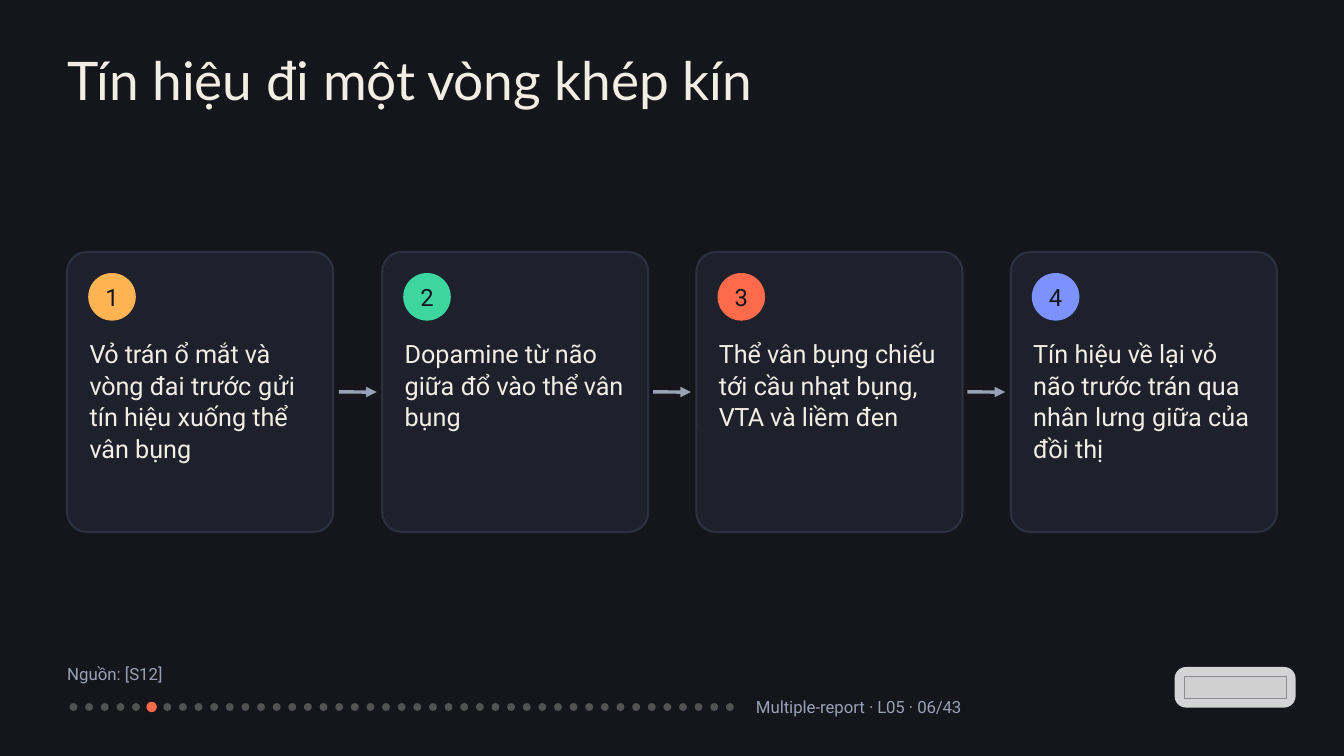
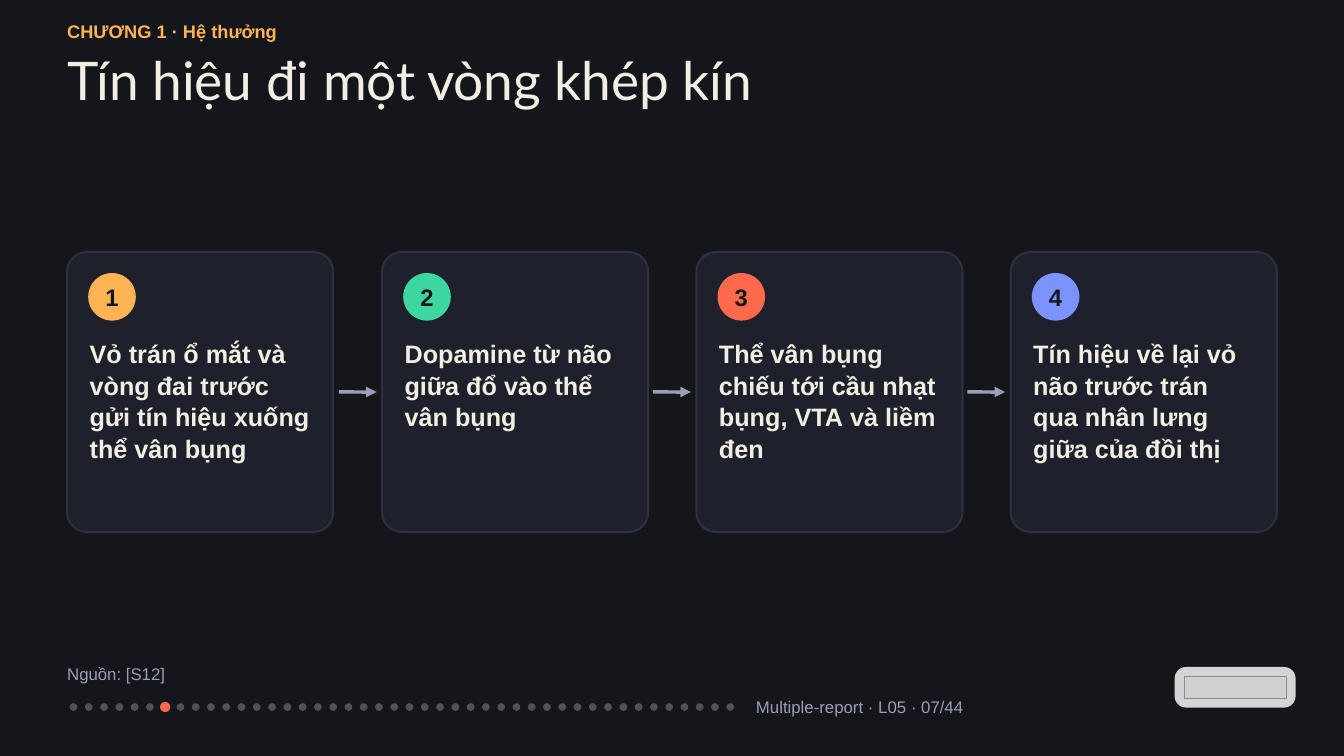
Before and after one commit to vohoailinh90/Multiple-report, a slide deck: slide 7 of lessons/L05/L05.pptx (slide 6 before the commit). Drawn at 1344x756 pixels with LibreOffice and Linux fonts; fonts in the diff are those of the drawing; grey boxes stand for pictures. Boxes give left, top, right and bottom in pixels: in the first picture for what was removed or moved away, otherwise in the second. Text is boxed around its words. In the diff, an @@ line names an element or a change of style, - is before the commit and + after.

```diff
--- a/lessons/L05/L05.pptx
+++ b/lessons/L05/L05.pptx
@@ text added at box(67, 24, 276, 42), 19.5 pt, text #FFB454, bold @@
+CHƯƠNG 1 · Hệ thưởng
@@ text "1" at box(105, 289, 118, 306): font Roboto to Arial, letter spacing 0 to 0.1 pt, bold on @@
@@ text "Vỏ trán ổ mắt và ..." at box(90, 343, 310, 463): font Roboto to Arial, bold on; letter spacing -0.8 to 0 pt in "Vỏ"; letter spacing -0.2 to 0 pt in "trán và vòng vân"; letter spacing -0.1 to 0 pt in "mắt thể"; letter spacing 0.1 to 0 pt in "đai trước"; letter spacing 0.5 to 0 pt in "gửi" @@
@@ text "Dopamine từ não giữa đổ ..." at box(405, 344, 612, 432): font Roboto to Arial, bold on; letter spacing 0.1 to 0 pt in "giữa đổ"; letter spacing -0.2 to 0 pt in "vào vân"; letter spacing -0.1 to 0 pt in "thể" @@
@@ text "Thể vân bụng chiếu tới ..." at box(719, 343, 935, 459): font Roboto to Arial, bold on; letter spacing -0.1 to 0 pt in "Thể tới nhạt"; letter spacing -0.2 to 0 pt in "vân và"; letter spacing -0.7 to 0 pt in "VTA"; letter spacing 0.1 to 0 pt in "đen" @@
@@ text "Tín hiệu về lại vỏ ..." at box(1033, 343, 1236, 463): font Roboto to Arial, bold on; letter spacing -0.2 to 0 pt in "về vỏ"; letter spacing -0.1 to 0 pt in "lại trán"; letter spacing 0.1 to 0 pt in "trước giữa đồi"; letter spacing 0.2 to 0 pt in "lưng" @@
@@ text "Nguồn: [S12]" at box(67, 667, 165, 684): font Roboto to Arial @@
@@ ellipse: place and size @@
-ellipse at box(163, 703, 171, 711)
+ellipse at box(146, 703, 153, 710)
@@ ellipse: place and size @@
-ellipse at box(146, 702, 157, 712)
+ellipse at box(160, 702, 170, 712)
@@ 12 ellipses: place and size @@
-12 ellipses at box(210, 703, 390, 711)
+12 ellipses at box(207, 703, 382, 710)
@@ ellipse added at box(390, 703, 398, 710), fill #F3EEE3 at 28% opacity @@
@@ ellipse: place and size @@
-ellipse at box(398, 703, 406, 711)
+ellipse at box(406, 703, 413, 710)
@@ ellipse: place and size @@
-ellipse at box(413, 703, 421, 711)
+ellipse at box(421, 703, 428, 710)
@@ 11 ellipses: place and size @@
-11 ellipses at box(429, 703, 593, 711)
+11 ellipses at box(436, 703, 596, 710)
@@ text at box(756, 701, 963, 717): text changed; font Roboto to Arial @@
-Multiple-report · L05 · 06/43
+Multiple-report · L05 · 07/44
```
Also in this commit, not shown: 42 other slides changed, 1 slide added, 1 other file.
